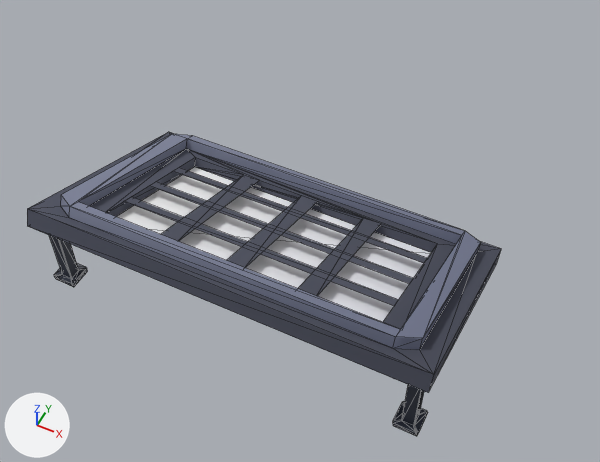
An edit to the glTF model public/models/sun_power.glb, drawn before and after from the same camera.
Both versions are drawn from a 50 mm camera at (0.45, -1.004, 1.112) aimed at (0.008, -0.12, 0.007). The axes (+X, +Y, +Z) are drawn at lower left. The lights are the same throughout. The first picture is the older version. Mesh edges are drawn as thin lines. Where no turn or scale is listed for an object, it has been applied to the vertices. Vertices at exactly the same position are counted once.

In view in the first picture: '立方体'.
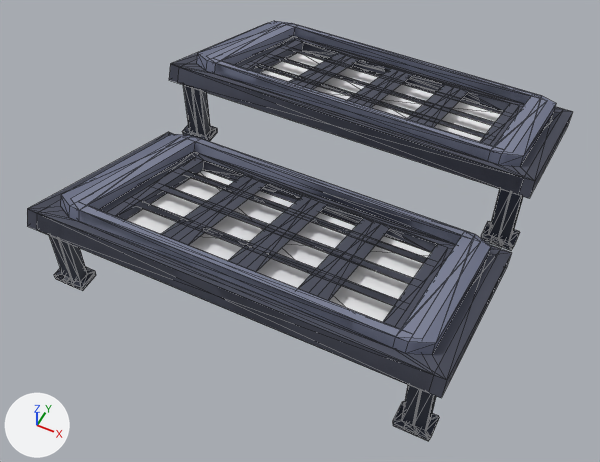
The newer file is also rescaled (x1.216), turned or shifted as a whole; pictures and numbers use the older file's frame.

Boxes (x1, y1, x2, y2) around the edits, measured in the pictures (600 x 462 px; the box of a moved part takes in the faces that stretch with it):
'立方体', reshaped
    before: (27, 132, 501, 436)
    after: (27, 132, 512, 441)
'立方体.001', added
    after: (169, 21, 573, 250)
    faces in mat_colormap_016: (169, 21, 573, 198)
    faces in mat_材质_002 (dark blue #333846): (182, 85, 523, 250)
part 1 of me_立方体, added
    after: (58, 239, 96, 291)
part 2 of me_立方体, added
    after: (404, 390, 439, 441)
part 3 of me_立方体, added
    after: (37, 137, 512, 398)
part 4 of me_立方体, added
    after: (182, 171, 427, 263)
part 5 of me_立方体, added
    after: (134, 201, 398, 306)
part 6 of me_立方体, moved or reshaped
    before: (227, 196, 318, 268)
    after: (237, 199, 327, 272)
part 7 of me_立方体, added
    after: (161, 185, 413, 284)
part 8 of me_立方体, moved or reshaped
    both: (27, 132, 501, 393)

The change, as a diff of the scene's bpy script:
```diff
--- a/public/models/sun_power.glb.py
+++ b/public/models/sun_power.glb.py
@@ me_立方体 @@
 # used by ob_立方体; location = (0.0, 0.0, 0.0)
-me_立方体.from_pydata(...)  # 136 vertices, 244 faces; spans x -0.325..0.344, y -0.411..-0.024, z -0.005..0.184
+me_立方体.from_pydata(...)  # 272 vertices, 488 faces; spans x -0.325..0.362, y -0.411..-0.024, z -0.005..0.184
+# me_立方体 part 1: the loose piece of 36 vertices spanning x -0.322..-0.281, y -0.398..-0.357, z -0.005..0.137 is copied, and the copy is moved by (0.018, 0.0, 0.0); it spans x -0.304..-0.263, y -0.398..-0.357, z -0.005..0.137
+# me_立方体 part 2: the loose piece of 36 vertices spanning x 0.299..0.34, y -0.398..-0.357, z -0.005..0.137 is copied, and the copy is moved by (0.018, 0.0, 0.0); it spans x 0.318..0.358, y -0.398..-0.357, z -0.005..0.137
+# me_立方体 part 3: the loose piece of 48 vertices spanning x -0.325..0.344, y -0.411..-0.024, z 0.004..0.184 is copied, and the copy is moved by (0.018, 0.0, 0.0); it spans x -0.307..0.362, y -0.411..-0.024, z 0.004..0.184
+# me_立方体 part 4: the loose piece of 4 vertices spanning x -0.228..0.246, y -0.153..-0.134, z 0.074..0.081 is copied, and the copy is moved by (0.018, 0.0, 0.0); it spans x -0.21..0.265, y -0.153..-0.134, z 0.074..0.081
+# me_立方体 part 5: the loose piece of 4 vertices spanning x -0.228..0.246, y -0.29..-0.271, z 0.125..0.132 is copied, and the copy is moved by (0.018, 0.0, 0.0); it spans x -0.21..0.265, y -0.29..-0.271, z 0.125..0.132
+# me_立方体 part 6: the loose piece of 4 vertices spanning x -0.008..0.024, y -0.343..-0.081, z 0.055..0.151 is moved by (0.018, 0.0, 0.0)
+# me_立方体 part 7: the loose piece of 4 vertices spanning x -0.228..0.246, y -0.222..-0.203, z 0.1..0.107 is copied, and the copy is moved by (0.018, 0.0, 0.0); it spans x -0.21..0.265, y -0.222..-0.203, z 0.1..0.107
+# me_立方体 part 8
+# 94 faces are deleted
+# 4 vertices are added at (-0.006, -0.343, 0.151), (0.026, -0.343, 0.151), (0.026, -0.081, 0.055), (-0.006, -0.081, 0.055)
+# 96 new faces join them, mat_colormap_016
 me_立方体.materials.append(mat_材质_002)
@@ me_立方体_001 @@
+me_立方体_001.from_pydata(...)  # 272 vertices, 488 faces; spans x -0.344..0.344, y 0.001..0.387, z -0.005..0.184
+# faces by material slot: [280, 208]
+me_立方体_001.materials.append(mat_材质_002)  # dark blue #333846
+me_立方体_001.materials.append(mat_colormap_016)
@@ ob_立方体_001 @@
+ob_立方体_001 = bpy.data.objects.new('立方体.001', me_立方体_001)
+ob_立方体_001.location = (0.018, 0.0, 0.0)
```
